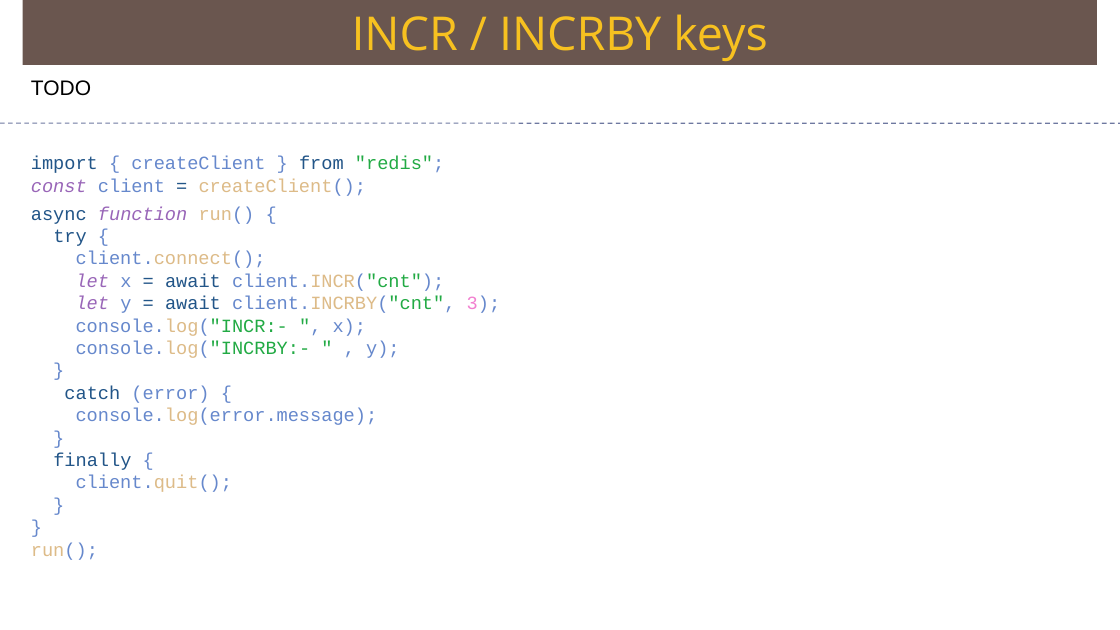
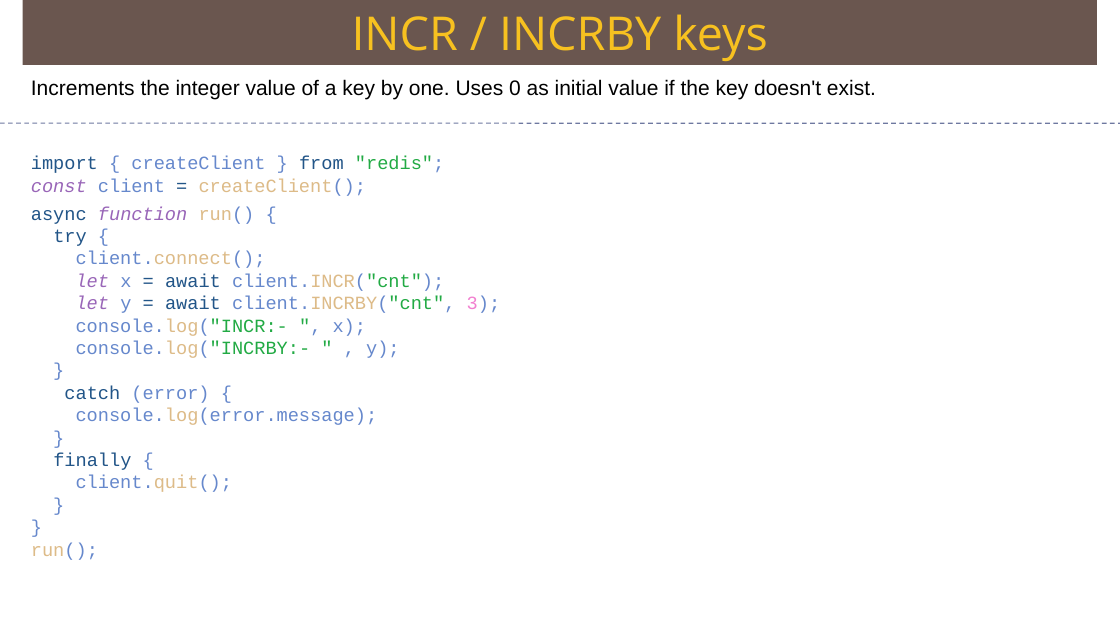
Before and after one commit to Saleel-Bagde/PPT-s, a slide deck: slide 115 of redis Ver2.pptx. Drawn at 1120x630 pixels with LibreOffice and Linux fonts; fonts in the diff are those of the drawing. Boxes give left, top, right and bottom in pixels: in the first picture for what was removed or moved away, otherwise in the second. Text is boxed around its words. In the diff, an @@ line names an element or a change of style, - is before the commit and + after.

```diff
--- a/redis Ver2.pptx
+++ b/redis Ver2.pptx
@@ text at bbox=[31, 79, 876, 99]: text changed @@
-TODO
+Increments the integer value of a key by one. Uses 0 as initial value if the key doesn't exist.
```
Also in this commit, not shown: 1 slide added.
